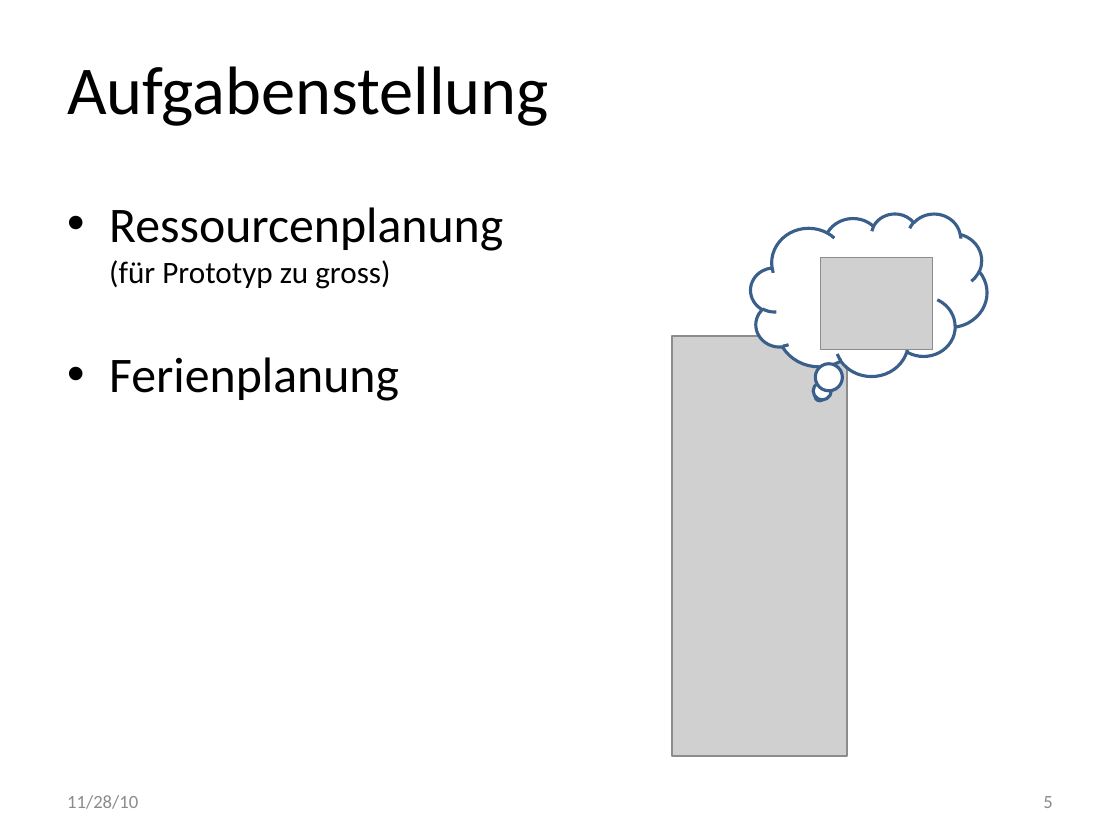
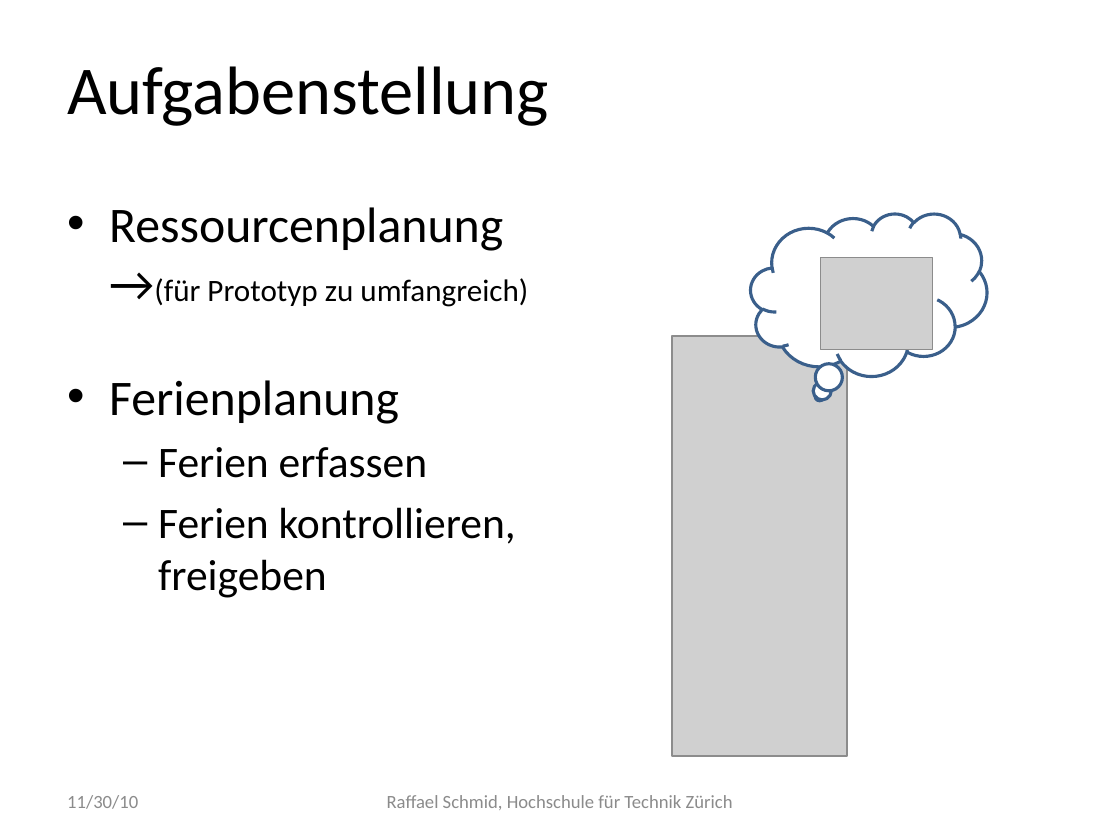
Before and after one commit to raffaelschmid/plannr, a slide deck: slide 6 of documentation/presentation.pptx (slide 5 before the commit). Drawn at 1120x840 pixels with LibreOffice and Linux fonts; fonts in the diff are those of the drawing; grey boxes stand for pictures. Boxes give left, top, right and bottom in pixels: in the first picture for what was removed or moved away, otherwise in the second. Text is boxed around its words. In the diff, an @@ line names an element or a change of style, - is before the commit and + after.

```diff
--- a/documentation/presentation.pptx
+++ b/documentation/presentation.pptx
@@ text at [109, 207, 528, 307]: text changed @@
-• Ressourcenplanung
-  (für Prototyp zu gross)
+• Ressourcenplanung
+  →(für Prototyp zu umfangreich)
@@ text at [158, 447, 516, 598]: paragraphs added @@
+  – Ferien erfassen
+  – Ferien kontrollieren, freigeben
@@ text at [67, 795, 138, 809]: text changed @@
-11/28/10
+11/30/10
@@ text added at [387, 795, 733, 810], 12 pt, text #8C8C8C @@
+Raffael Schmid, Hochschule für Technik Zürich
@@ page number removed at [1043, 796, 1052, 808] @@
-5
```
Also in this commit, not shown: 17 other slides changed, 12 slides added, 5 slides removed, 8 other files.
